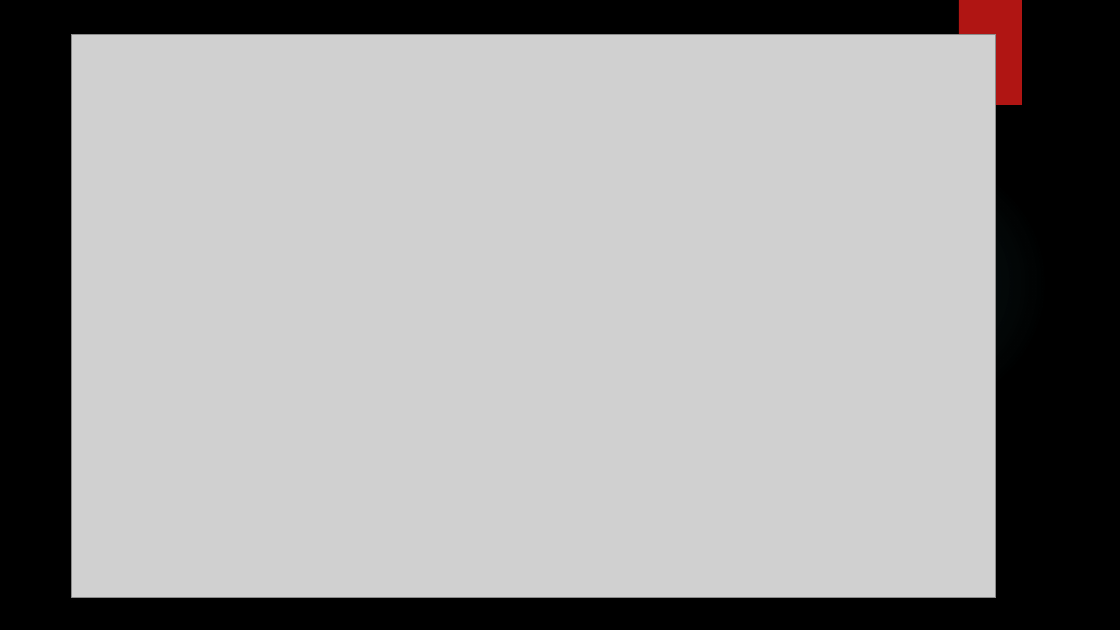
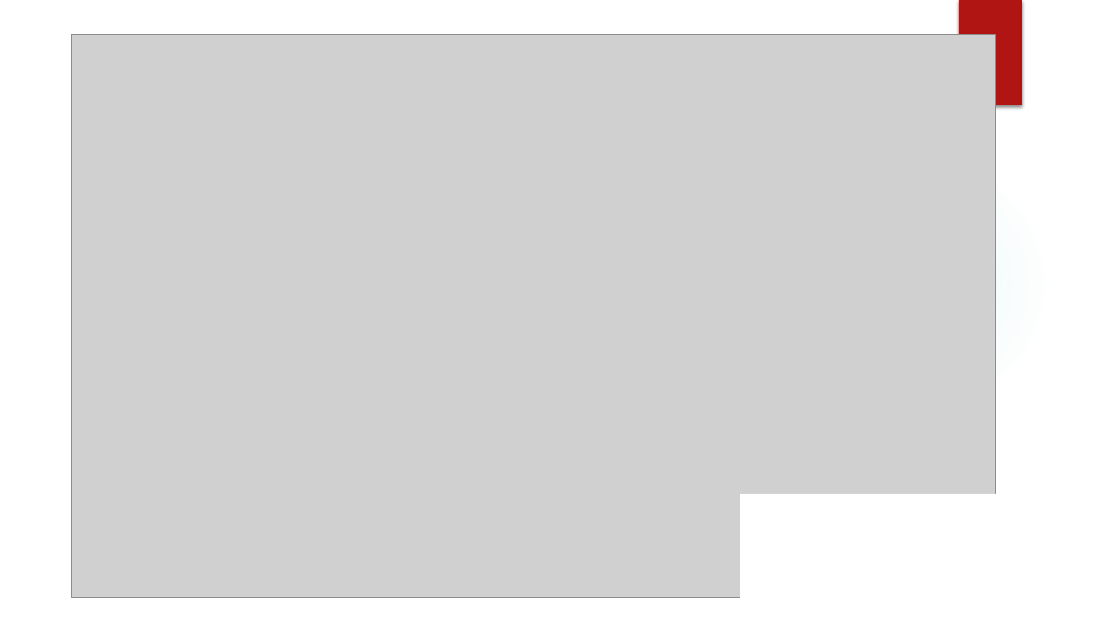
Before and after one commit to mohsin-ashraf/Neuroevolution-of-CNN, a slide deck: slide 10 of documentation/university-requisite/proposal-presentation/Nature Inspired CNNs Optimization.pptx. Drawn at 1120x630 pixels with LibreOffice and Linux fonts; fonts in the diff are those of the drawing; grey boxes stand for pictures; background and template pictures are left out. Boxes give left, top, right and bottom in pixels: in the first picture for what was removed or moved away, otherwise in the second. Text is boxed around its words. In the diff, an @@ line names an element or a change of style, - is before the commit and + after.

```diff
--- a/documentation/university-requisite/proposal-presentation/Nature Inspired CNNs Optimization.pptx
+++ b/documentation/university-requisite/proposal-presentation/Nature Inspired CNNs Optimization.pptx
@@ background picture (left out) to #FFFFFF @@
@@ rectangle added at bbox=[740, 494, 1069, 610], fill #FFFFFF @@
```
Also in this commit, not shown: 3 other slides changed.
